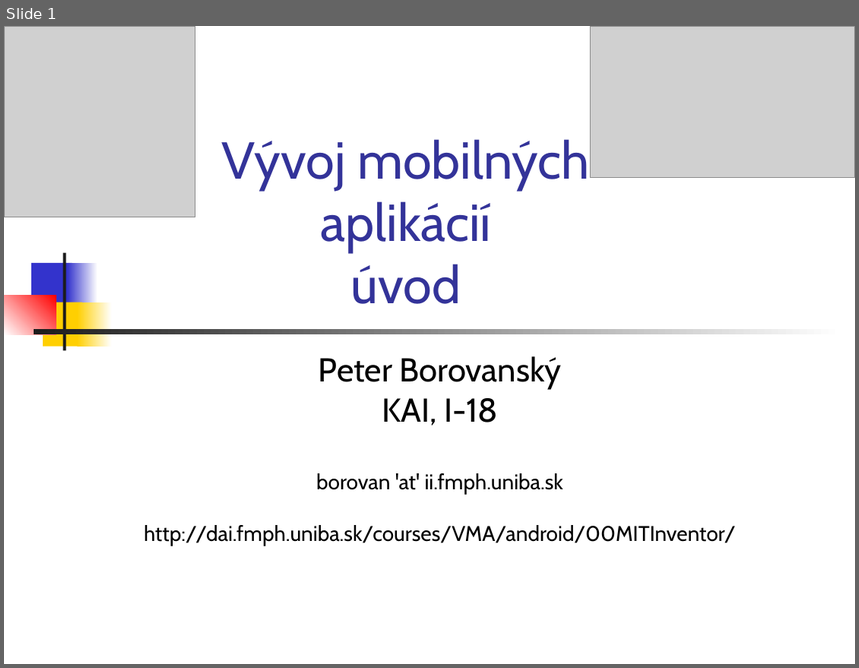
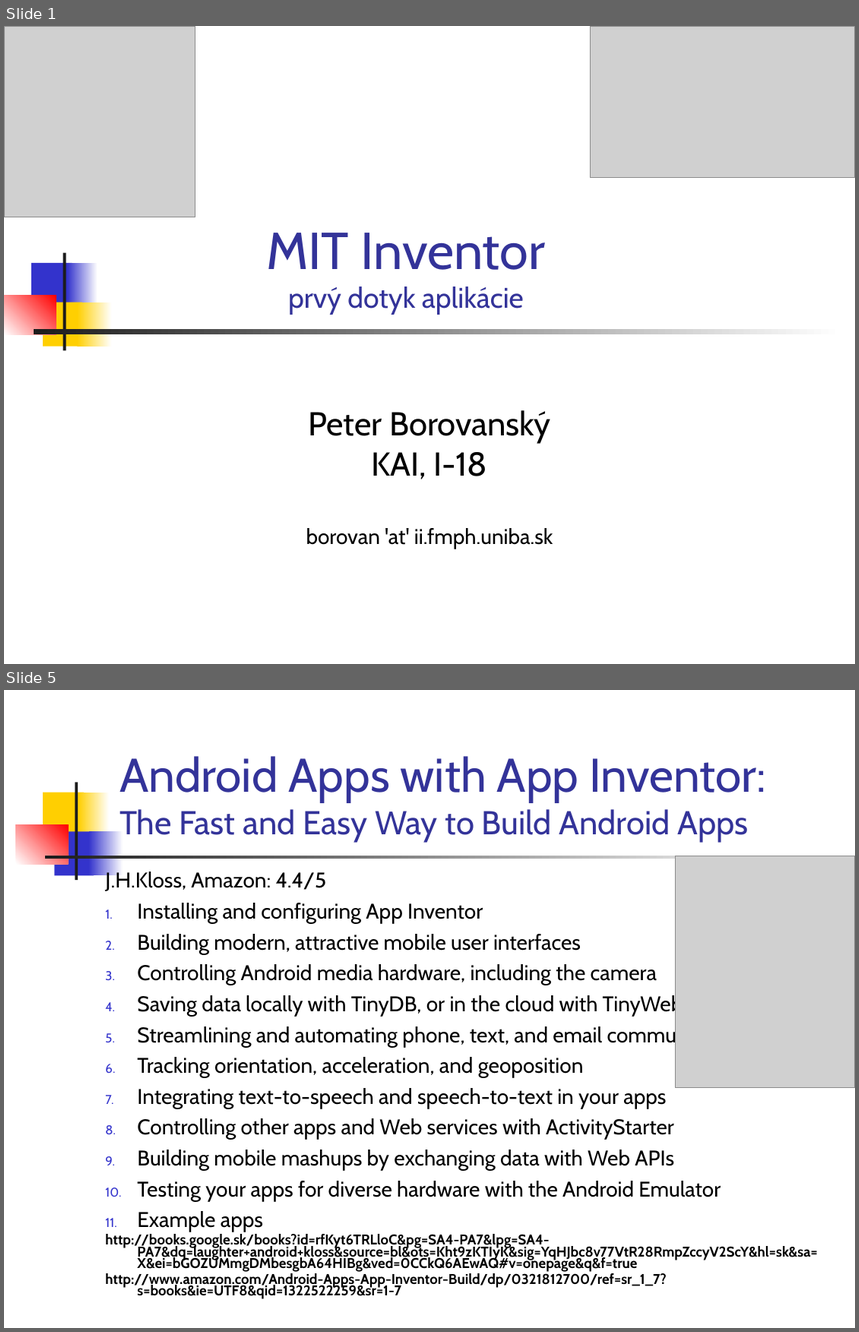
Before and after one commit to vmandro/Prednasky, a slide deck: 01/01_MIT.ppt. Shown one above the other, each under a label of ours: slide 1 before the commit, slides 1 and 5 after it; the slides between them are not shown. The pictures are 859x668 and 859x1332 pixels, drawn with LibreOffice and Linux fonts; fonts in the diff are those of the drawing; grey boxes stand for pictures. Boxes give left, top, right and bottom in pixels: in the first picture for what was removed or moved away, otherwise in the second. Text is boxed around its words. In the diff, an @@ line names an element or a change of style, - is before the commit and + after.

```diff
--- a/01/01_MIT.ppt
+++ b/01/01_MIT.ppt
@@ slide 5 added at (4,690,855,1328), background #FFFFFF @@
@@ title added at (120,756,766,843), 28 pt, text #333399 @@
+Android Apps with App Inventor: The Fast and Easy Way to Build Android Apps
@@ rectangle added at (44,792,84,837), fill #FFCF01 @@
@@ rectangle added at (75,782,77,880), fill #1C1C1C @@
@@ rectangle added at (79,792,110,837), fill gradient #FFCF01 to #FFFFFF @@
@@ rectangle added at (16,825,68,863), fill gradient #FFFFFF to #FF0000 @@
@@ rectangle added at (54,831,94,875), fill #3333CC @@
@@ rectangle added at (89,831,123,875), fill gradient #3333CC to #FFFFFF @@
@@ rectangle added at (45,856,811,859), fill gradient #1C1C1C to #FFFFFF @@
@@ text added at (105,870,817,1300), 18 pt, text #000000 @@
+J.H.Kloss, Amazon: 4.4/5
+1. Installing and configuring App Inventor
+2. Building modern, attractive mobile user interfaces
+3. Controlling Android media hardware, including the camera
+4. Saving data locally with TinyDB, or in the cloud with TinyWebDB
+5. Streamlining and automating phone, text, and email communications
+6. Tracking orientation, acceleration, and geoposition
+7. Integrating text-to-speech and speech-to-text in your apps
+8. Controlling other apps and Web services with ActivityStarter
+9. Building mobile mashups by exchanging data with Web APIs
+10. Testing your apps for diverse hardware with the Android Emulator
+11. Example apps
+http://books.google.sk/books?id=rfKyt6TRLloC&pg=SA4-PA7&lpg=SA4-PA7&dq=laughter+android+kloss&source=bl&ots=Kht9zKTIyK&sig=YqHJbc8v77VtR28RmpZccyV2ScY&hl=sk&sa=X&ei=bGOZUMmgDMbesgbA64HIBg&ved=0CCkQ6AEwAQ#v=onepage&q&f=true
+http://www.amazon.com/Android-Apps-App-Inventor-Build/dp/0321812700/ref=sr_1_7?s=books&ie=UTF8&qid=1322522259&sr=1-7
@@ picture added at (676,856,855,1087) @@
@@ slide 1 changed as well @@
@@ title at (266,233,546,315): text changed; size 44 to 24 pt @@
-Vývoj mobilných aplikácií
-úvod
+MIT Inventor
+prvý dotyk aplikácie
@@ subtitle "Peter Borovanský": place and size @@
-subtitle "Peter Borovanský" at (144,357,736,547)
+subtitle "Peter Borovanský" at (306,411,553,549)
@@ subtitle at (144,525,736,547): paragraph removed @@
-http://dai.fmph.uniba.sk/courses/VMA/android/00MITInventor/
```
Also in this commit, not shown: 29 other slides added, 15 slides removed, 3 other files.
